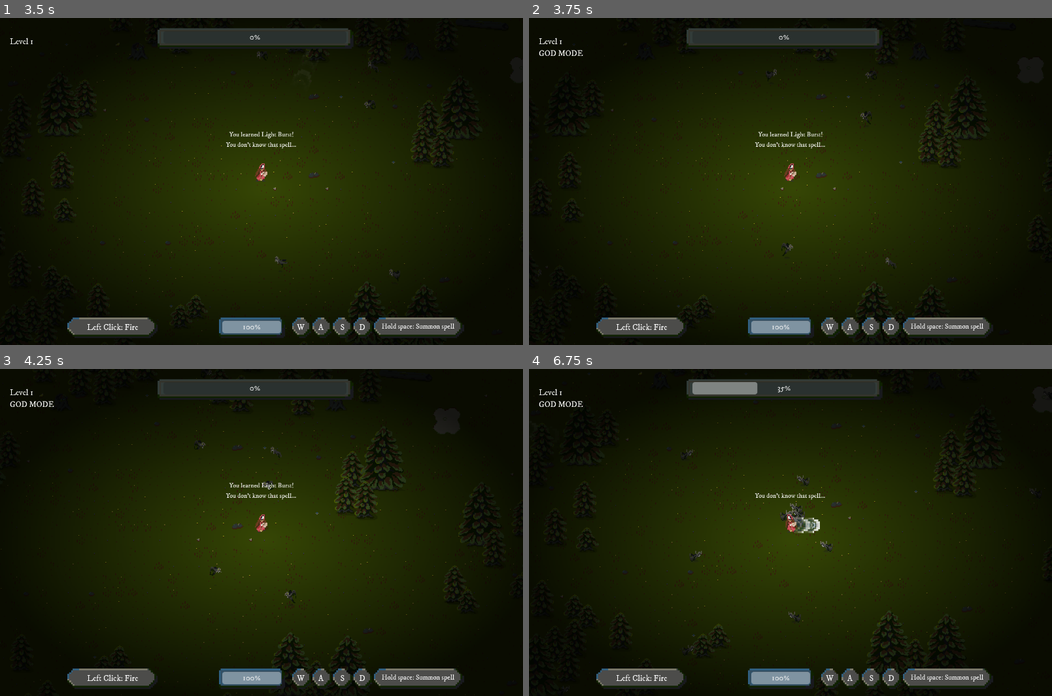
Above: before the commit, frames 1-4 (two rows, left to right).
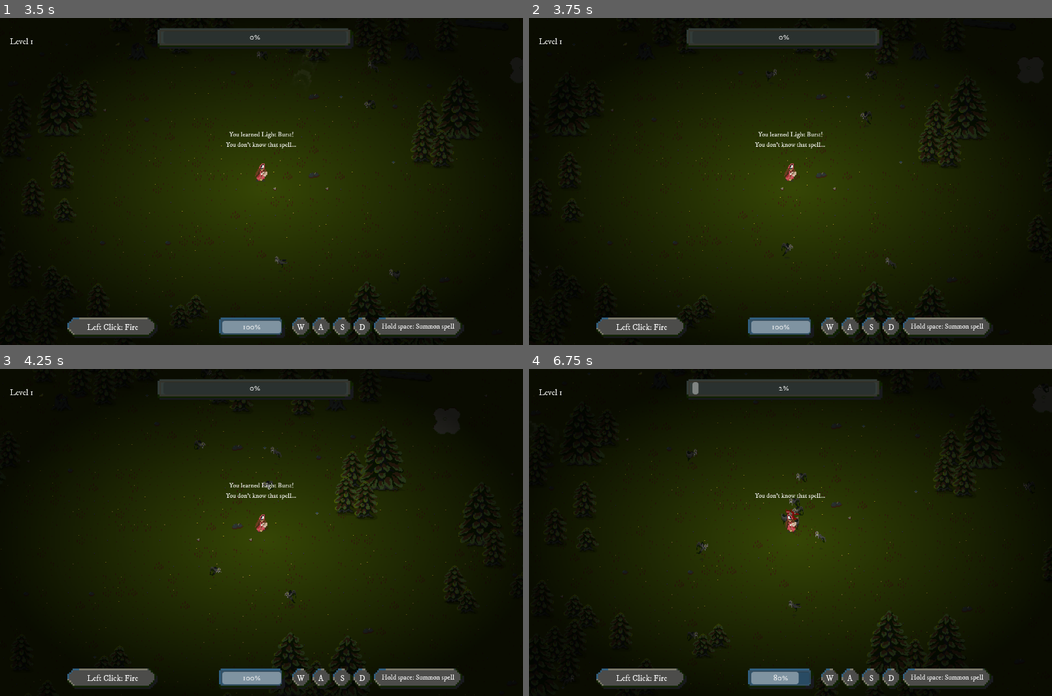
Above: after the commit, the same moments.

Repository: milestone-dev/ld55
Game: Godot game, scene res://scenes/start.tscn
Two runs of this game, one before a commit and one after it. Both use one fixed random seed, a clock stepped at 60 frames per second and the inputs below.
Inputs (mouse positions are in pixels of both pictures, inside the frame that each line leads up to):
- Up to frame 1 (3.5 s): click "Start game" at 0.5 s; click "Light Burst" at 1.25 s; tap Enter at 2 s; move the mouse to (376, 165) at 2.02 s; hold D (move_right) 2.03-2.75 s; tap L (dev_allspells, bound only before the commit) at 2.1 s; click (376, 165) at 2.17 s; tap Space at 2.27 s; drag from (156, 197) to (366, 158) at 2.77 s
- Up to frame 2 (3.75 s): move the mouse to (842, 109) at 3.52 s; hold D (move_right) from 3.53 s (still down); tap 0 (dev_godmode, bound only before the commit) at 3.6 s
- Up to frame 3 (4.25 s): keep holding D (move_right)
- Up to frame 4 (6.75 s): release D (move_right) at 4.25 s; drag from (764, 597) to (633, 483) at 4.27 s; move the mouse to (947, 581) at 5.02 s; hold A (move_left) 5.03-5.75 s; tap N (sfx_toggle) at 5.1 s; tap Space at 5.27 s; drag from (633, 483) to (712, 450) at 5.77 s; move the mouse to (816, 532) at 6.52 s; hold S (move_down) from 6.53 s (still down); tap O (dev_clearscreen, bound only before the commit) at 6.6 s; click (816, 532) at 6.67 s

Frame 1 is identical in both runs. In frame 2, less than 0.1% of the frame differs, in the area x 1-11%, y 9-12%; in frame 3, less than 0.1%; in frame 4, 1.3%, in the area x 1-98%, y 4-99%.

Commit message:
Change cheat keys

Diff:
--- a/project.godot
+++ b/project.godot
@@ -75,27 +75,22 @@
 }
 dev_restart={
 "deadzone": 0.5,
-"events": [Object(InputEventKey,"resource_local_to_scene":false,"resource_name":"","device":-1,"window_id":0,"alt_pressed":false,"shift_pressed":false,"ctrl_pressed":false,"meta_pressed":false,"pressed":false,"keycode":0,"physical_keycode":75,"key_label":0,"unicode":107,"echo":false,"script":null)
+"events": [Object(InputEventKey,"resource_local_to_scene":false,"resource_name":"","device":-1,"window_id":0,"alt_pressed":true,"shift_pressed":false,"ctrl_pressed":false,"meta_pressed":false,"pressed":false,"keycode":0,"physical_keycode":75,"key_label":0,"unicode":0,"echo":false,"script":null)
 ]
 }
 dev_godmode={
 "deadzone": 0.5,
-"events": [Object(InputEventKey,"resource_local_to_scene":false,"resource_name":"","device":-1,"window_id":0,"alt_pressed":false,"shift_pressed":false,"ctrl_pressed":false,"meta_pressed":false,"pressed":false,"keycode":0,"physical_keycode":48,"key_label":0,"unicode":48,"echo":false,"script":null)
-]
-}
-dev_shop={
-"deadzone": 0.5,
-"events": [Object(InputEventKey,"resource_local_to_scene":false,"resource_name":"","device":-1,"window_id":0,"alt_pressed":false,"shift_pressed":false,"ctrl_pressed":false,"meta_pressed":false,"pressed":false,"keycode":0,"physical_keycode":80,"key_label":0,"unicode":112,"echo":false,"script":null)
+"events": [Object(InputEventKey,"resource_local_to_scene":false,"resource_name":"","device":-1,"window_id":0,"alt_pressed":true,"shift_pressed":false,"ctrl_pressed":false,"meta_pressed":false,"pressed":false,"keycode":0,"physical_keycode":73,"key_label":0,"unicode":0,"echo":false,"script":null)
 ]
 }
 dev_allspells={
 "deadzone": 0.5,
-"events": [Object(InputEventKey,"resource_local_to_scene":false,"resource_name":"","device":-1,"window_id":0,"alt_pressed":false,"shift_pressed":false,"ctrl_pressed":false,"meta_pressed":false,"pressed":false,"keycode":0,"physical_keycode":76,"key_label":0,"unicode":108,"echo":false,"script":null)
+"events": [Object(InputEventKey,"resource_local_to_scene":false,"resource_name":"","device":-1,"window_id":0,"alt_pressed":true,"shift_pressed":false,"ctrl_pressed":false,"meta_pressed":false,"pressed":false,"keycode":0,"physical_keycode":76,"key_label":0,"unicode":0,"echo":false,"script":null)
 ]
 }
 dev_clearscreen={
 "deadzone": 0.5,
-"events": [Object(InputEventKey,"resource_local_to_scene":false,"resource_name":"","device":-1,"window_id":0,"alt_pressed":false,"shift_pressed":false,"ctrl_pressed":false,"meta_pressed":false,"pressed":false,"keycode":0,"physical_keycode":79,"key_label":0,"unicode":111,"echo":false,"script":null)
+"events": [Object(InputEventKey,"resource_local_to_scene":false,"resource_name":"","device":-1,"window_id":0,"alt_pressed":true,"shift_pressed":false,"ctrl_pressed":false,"meta_pressed":false,"pressed":false,"keycode":0,"physical_keycode":79,"key_label":0,"unicode":0,"echo":false,"script":null)
 ]
 }
 music_toggle={
